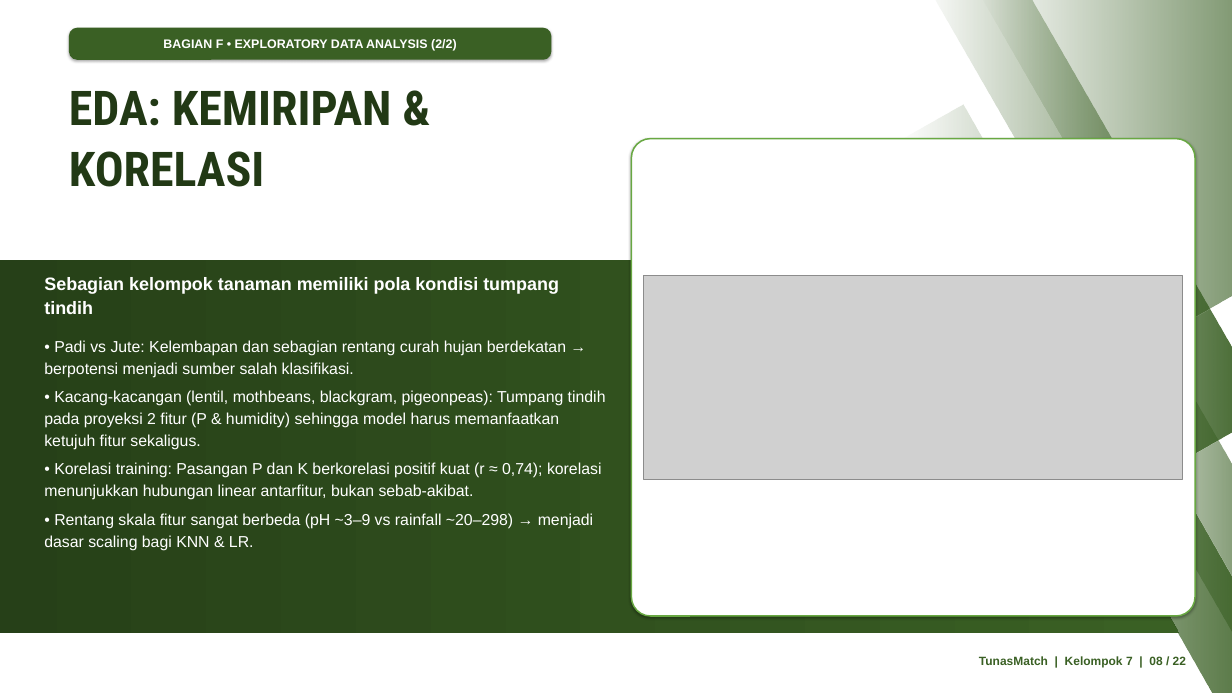
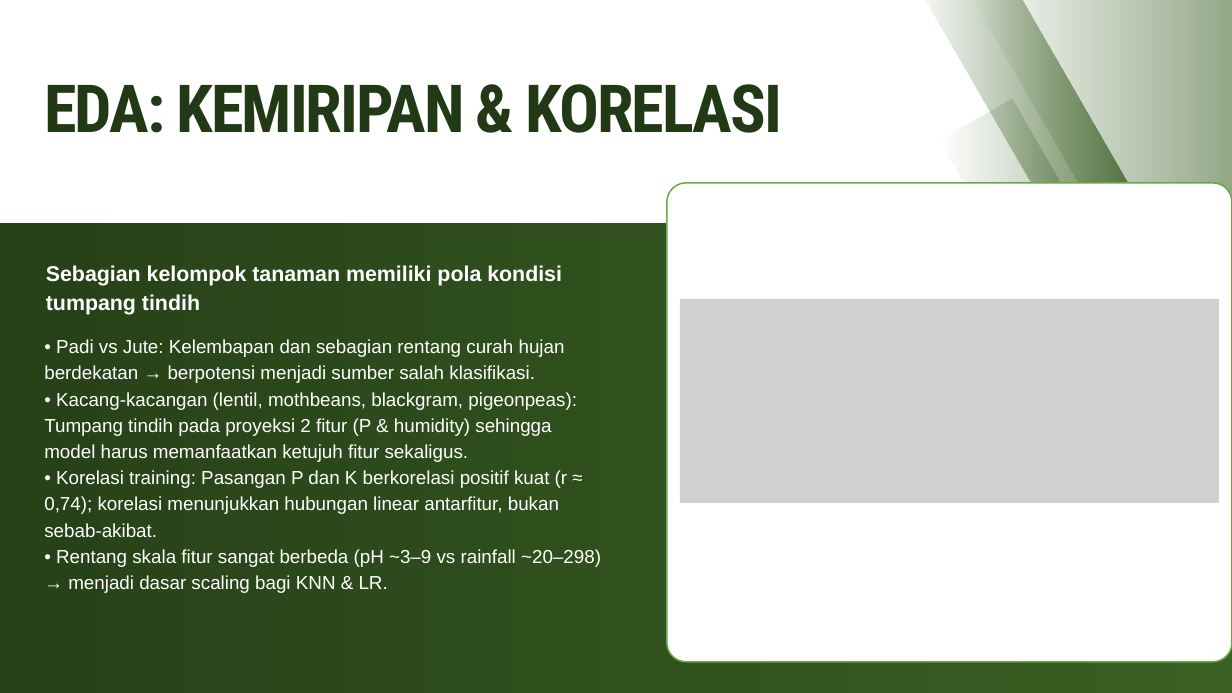
Before and after one commit to mikhailazka-dotcom/ML2026_TEK1302_Kelompok7_TunasMatch, a slide deck: slide 8 of presentation/Laporan_Proyek_Tanaman.pptx. Drawn at 1232x693 pixels with LibreOffice and Linux fonts; fonts in the diff are those of the drawing; grey boxes stand for pictures. Boxes give left, top, right and bottom in pixels: in the first picture for what was removed or moved away, otherwise in the second. Text is boxed around its words. In the diff, an @@ line names an element or a change of style, - is before the commit and + after.

```diff
--- a/presentation/Laporan_Proyek_Tanaman.pptx
+++ b/presentation/Laporan_Proyek_Tanaman.pptx
@@ rounded rectangle removed at box(69, 28, 551, 60) @@
-BAGIAN F • EXPLORATORY DATA ANALYSIS (2/2)
@@ freeform shape: place and size @@
-freeform shape at box(919, 0, 1232, 452)
+freeform shape at box(910, 0, 1188, 329)
@@ freeform shape: place and size @@
-freeform shape at box(977, 0, 1232, 329)
+freeform shape at box(967, 0, 1232, 472)
@@ text "EDA: KEMIRIPAN & KORELASI": place and size @@
-text "EDA: KEMIRIPAN & KORELASI" at box(69, 91, 392, 187)
+text "EDA: KEMIRIPAN & KORELASI" at box(44, 84, 783, 133)
@@ text "EDA: KEMIRIPAN & KORELASI" at box(44, 84, 783, 133): size 56 to 77.5 pt, text colour #223915 to gradient #223915 to #3A6024, letter spacing 0 to -2.3 pt; line spacing 1.05 to 76.7pt @@
@@ freeform shape: place and size @@
-freeform shape at box(899, 104, 1232, 693)
+freeform shape at box(940, 99, 1232, 662)
@@ rounded rectangle removed at box(631, 139, 1195, 616) @@
@@ freeform shape added at box(667, 183, 1232, 662), fill #FFFFFF, outline #68A842 1.75 pt @@
@@ freeform shape: place and size @@
-freeform shape at box(0, 260, 1179, 633)
+freeform shape at box(0, 223, 1232, 693)
@@ text "Sebagian kelompok tanaman memiliki pola ...": place and size @@
-text "Sebagian kelompok tanaman memiliki pola ..." at box(44, 277, 559, 314)
+text "Sebagian kelompok tanaman memiliki pola ..." at box(46, 265, 562, 315)
@@ text "Sebagian kelompok tanaman memiliki pola ..." at box(46, 265, 562, 315): size 21 to 25 pt; line spacing 1.12 to 33.6pt; less space between paragraphs @@
@@ picture: place and size @@
-picture at box(644, 275, 1183, 479)
+picture at box(680, 299, 1219, 503)
@@ text "• Padi vs Jute: Kelembapan ..." at box(44, 339, 601, 593): size 18.5 to 22 pt; line spacing 1.16 to 30.6pt; less space between paragraphs @@
@@ freeform shape removed at box(1082, 330, 1232, 679) @@
@@ text removed at box(979, 656, 1186, 668) @@
-TunasMatch | Kelompok 7 | 08 / 22
```
Also in this commit, not shown: 20 other slides changed, 1 slide added, 1 slide removed, 1 other file.
